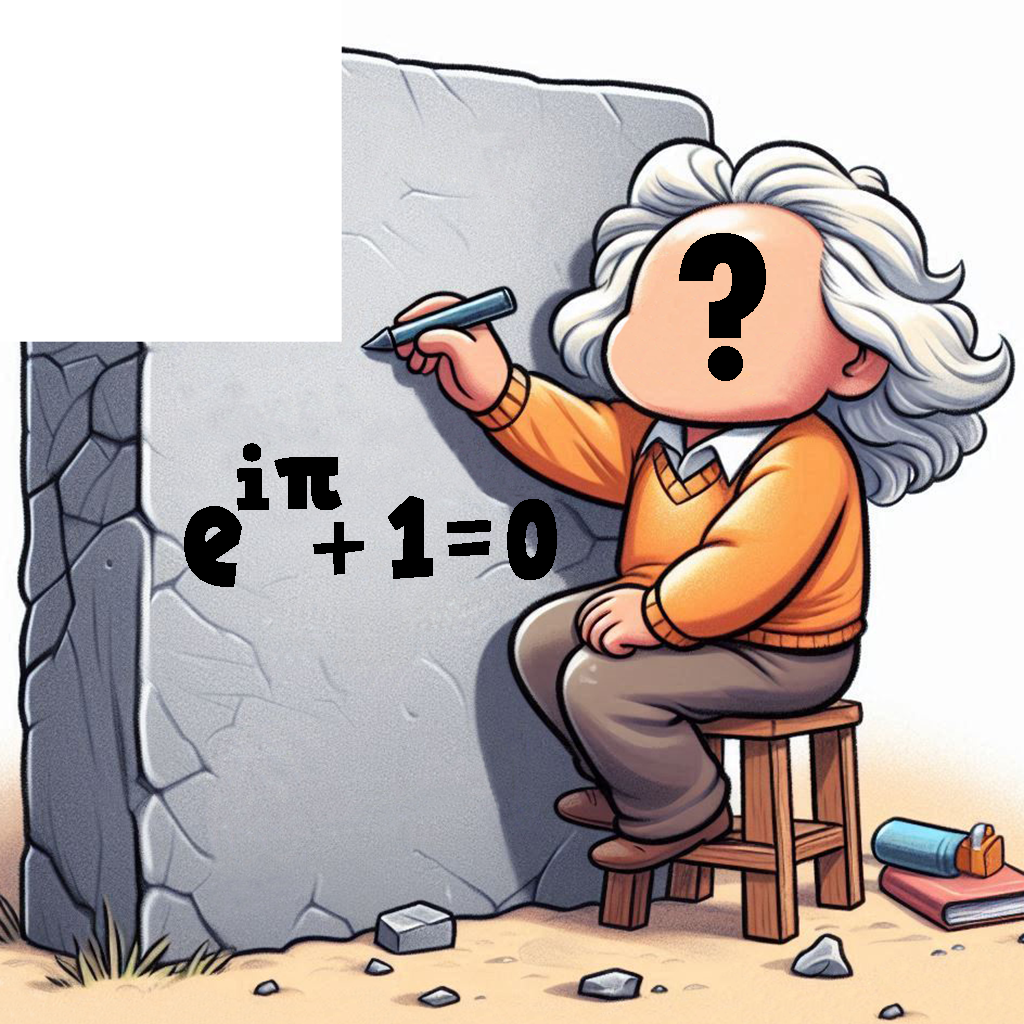
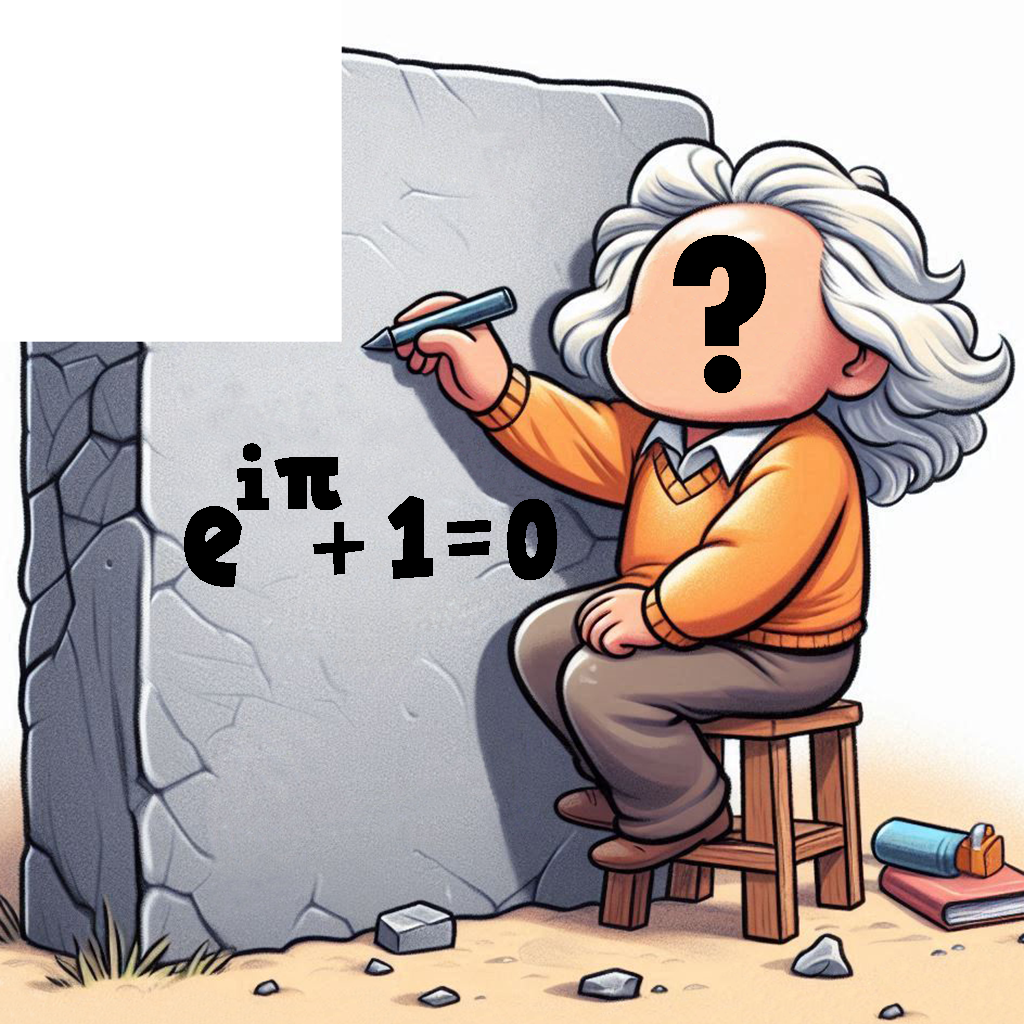
Layered file, before and after one edit (w=1024, h=1024). Changes by layer:
painted on "?" over [673, 233, 766, 393]